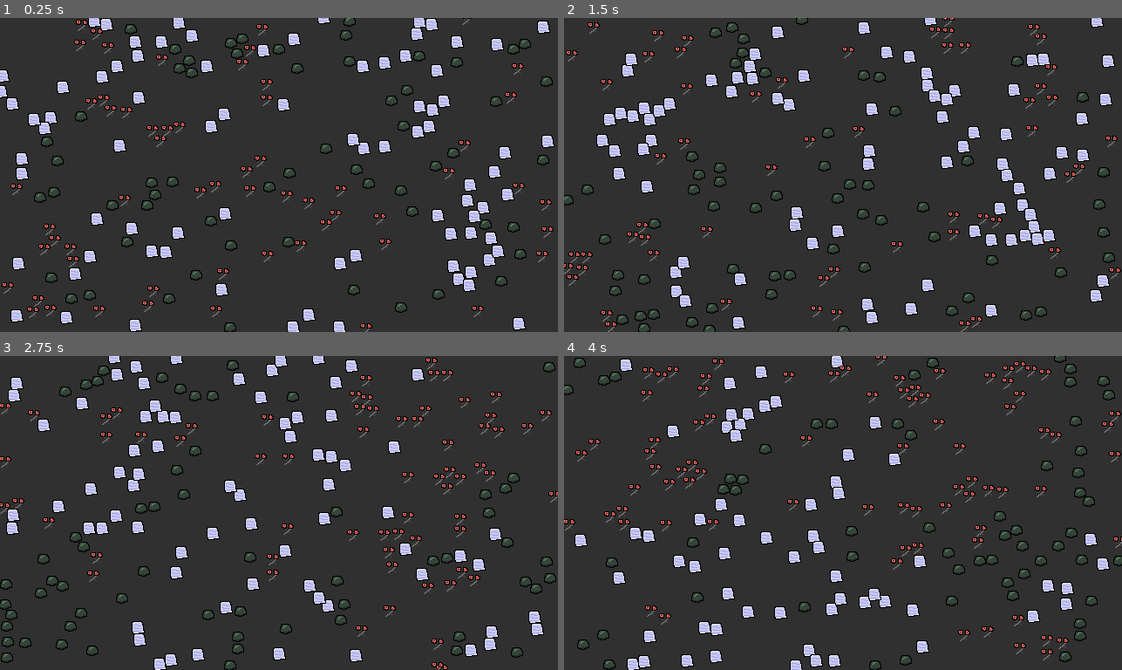
Above: before the commit, frames 1-4 (two rows, left to right).
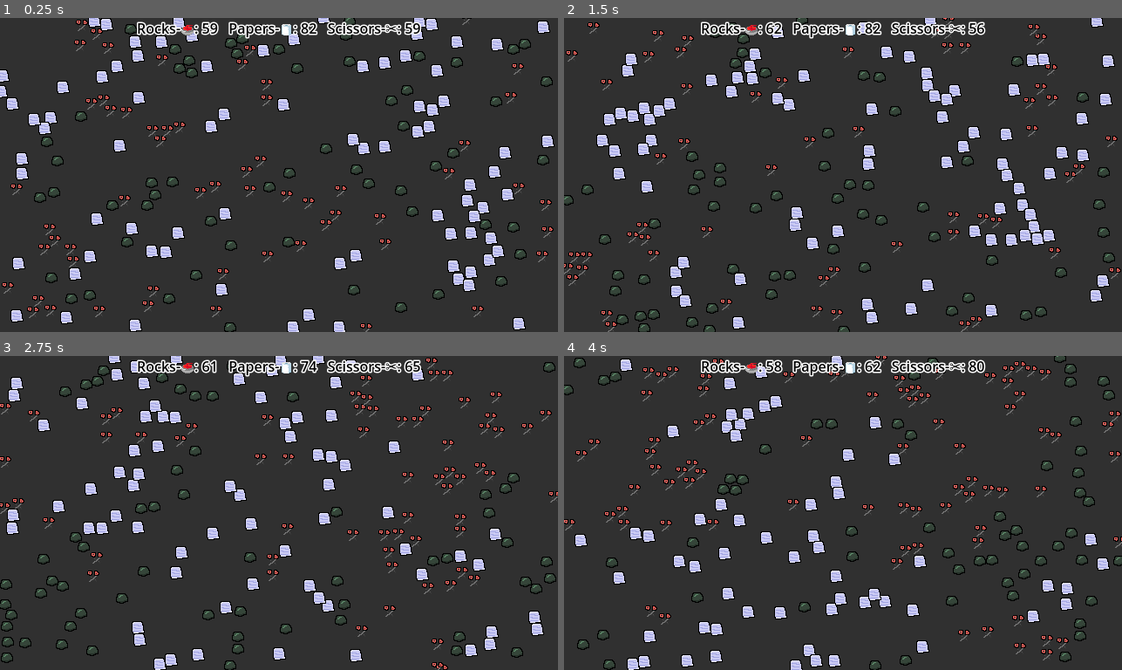
Above: after the commit, the same moments.

Repository: HiddenKendo/Godot-RPS
Game: Godot game, scene res://main.tscn
Two runs of this game, one before a commit and one after it. Both use one fixed random seed, a clock stepped at 60 frames per second and the inputs below. Sound files missing from this copy of the repository are replaced by a short silence.
Inputs:
- Up to frame 1 (0.25 s): no input
- Up to frame 2 (1.5 s): no input
- Up to frame 3 (2.75 s): no input
- Up to frame 4 (4 s): no input

The runs differ from the first frame. In frame 1, 1.4% of the frame differs, in the area x 24-76%, y 1-7%; in frame 2, 1.4%; in frame 3, 1.4%; in frame 4, 1.4%.

Commit message:
amount label

Diff:
--- a/main.gd
+++ b/main.gd
@@ -15,6 +15,10 @@
 		spawn_player()
 
 
+func _process(delta):
+	get_amount_teams()
+
+
 func spawn_player():
 	var player_instance = player_scene.instantiate()
 	add_child(player_instance)
@@ -26,6 +30,20 @@
 	player_instance.update_team(random_team_index)
 
 	player_instance.converted_someone.connect(on_converted_someone)
+
+
+func get_amount_teams():
+	var rock_amount: int
+	var paper_amount: int
+	var scissors_amount: int
+	for i in player_array.size():
+		match player_array[i].my_team:
+			0: rock_amount += 1
+			1: paper_amount += 1
+			2: scissors_amount += 1
+
+	var format_string = "Rocks-🥌: %s   Papers-🧻: %s   Scissors-✂: %s"
+	$CanvasLayer/AmountLabel.text = format_string % [rock_amount, paper_amount, scissors_amount]
 
 
 func on_converted_someone():
--- a/main.tscn
+++ b/main.tscn
@@ -26,3 +26,16 @@
 text = "SOMEONE WINS"
 horizontal_alignment = 1
 vertical_alignment = 1
+
+[node name="AmountLabel" type="Label" parent="CanvasLayer"]
+anchors_preset = 5
+anchor_left = 0.5
+anchor_right = 0.5
+offset_left = -20.0
+offset_right = 20.0
+offset_bottom = 23.0
+grow_horizontal = 2
+theme_override_colors/font_color = Color(0, 0, 0, 1)
+theme_override_colors/font_outline_color = Color(1, 1, 1, 1)
+theme_override_constants/outline_size = 6
+text = "amount"
